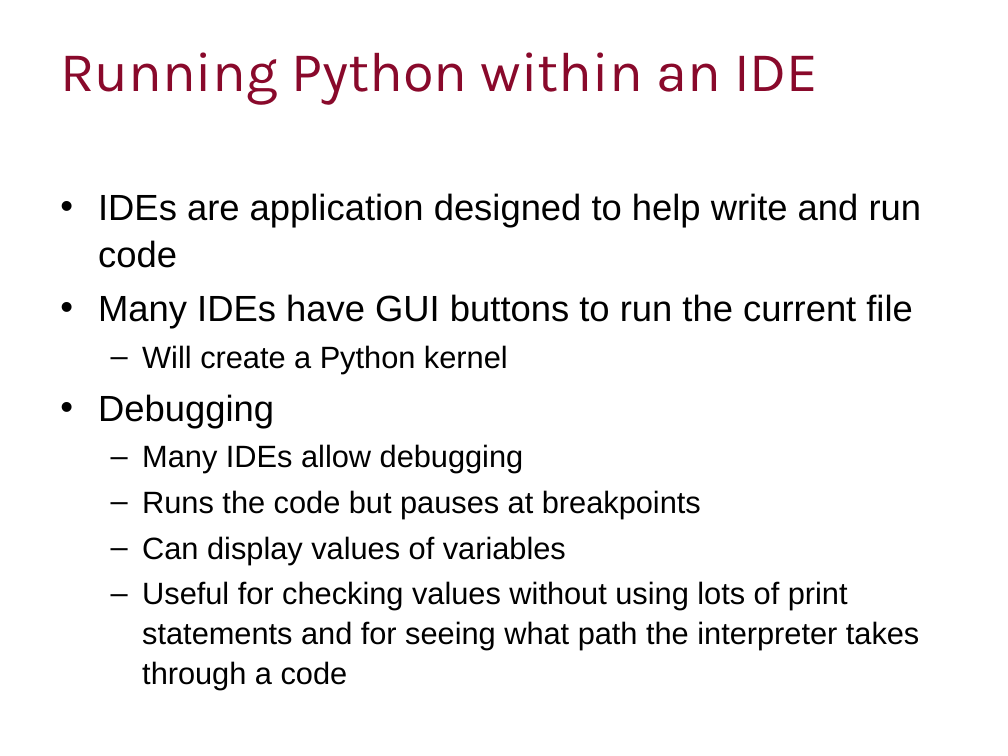
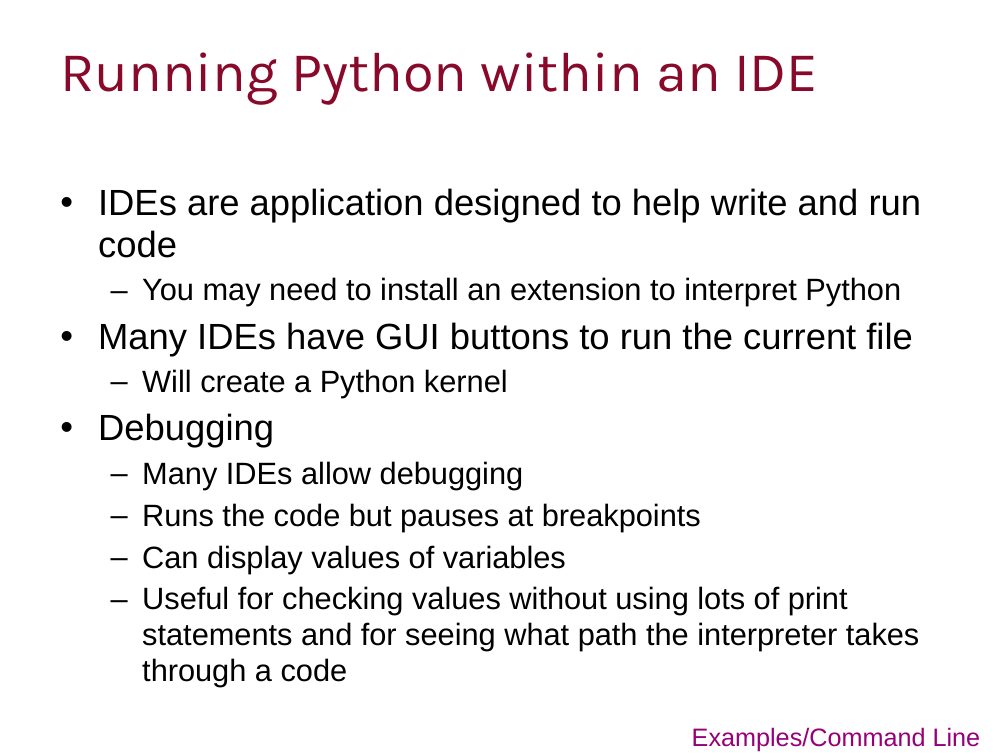
Before and after one commit to ImperialCollegeLondon/RCDS-managing-and-running-python-effectively, a slide deck: slide 22 of Managing and Running Python Effectively.pptx. Drawn at 1008x756 pixels with LibreOffice and Linux fonts; fonts in the diff are those of the drawing; background and template pictures are left out. Boxes give left, top, right and bottom in pixels: in the first picture for what was removed or moved away, otherwise in the second. Text is boxed around its words. In the diff, an @@ line names an element or a change of style, - is before the commit and + after.

Commit message:
Command line exercises

```diff
--- a/Managing and Running Python Effectively.pptx
+++ b/Managing and Running Python Effectively.pptx
@@ text at (98, 188, 922, 687): line spacing 1.07 to 0.97 @@
@@ text at (142, 277, 901, 306): paragraph added @@
+  – You may need to install an extension to interpret Python
@@ text added at (692, 727, 981, 752), 18 pt, text #960078 @@
+Examples/Command Line
```
Also in this commit, not shown: 6 other slides changed, 8 slides added, 5 other files.
